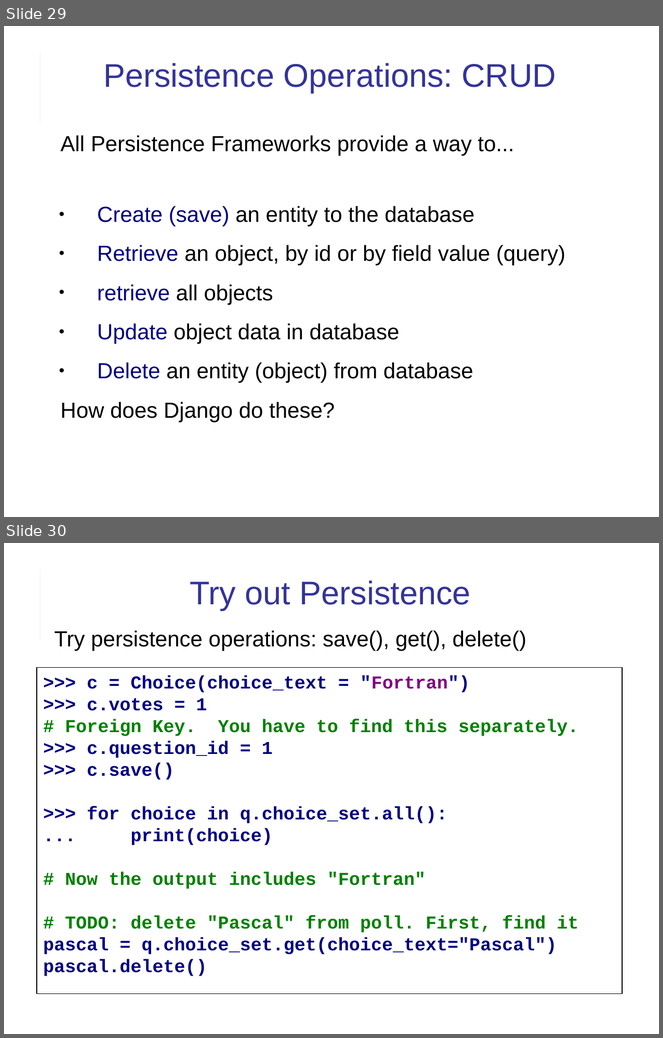
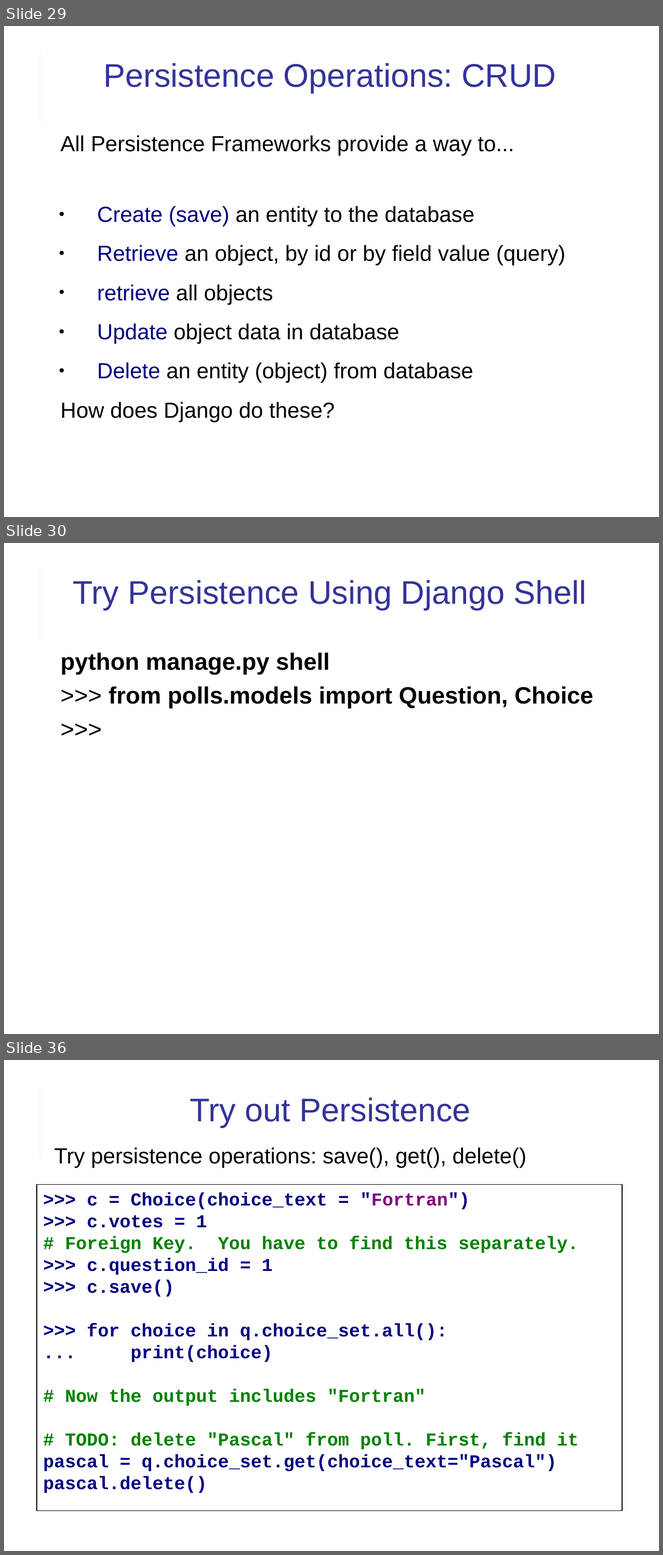
Before and after one commit to cpske/ISP, a slide deck: django/Django-review-1.pptx. Shown one above the other, each under a label of ours: slides 29 and 30 before the commit, slides 29, 30 and 36 after it; the slides between them are not shown. The pictures are 663x1038 and 663x1555 pixels, drawn with LibreOffice and Linux fonts; fonts in the diff are those of the drawing. Boxes give left, top, right and bottom in pixels: in the first picture for what was removed or moved away, otherwise in the second. Text is boxed around its words. In the diff, an @@ line names an element or a change of style, - is before the commit and + after.

```diff
--- a/django/Django-review-1.pptx
+++ b/django/Django-review-1.pptx
@@ slide 30 added at (4, 543, 659, 1034), background #FFFFFF; not listed: 2 template elements that a slide beside it also shows @@
@@ text added at (73, 580, 587, 610), 36 pt, text #333399 @@
+Try Persistence Using Django Shell
@@ text added at (61, 653, 594, 709), 26 pt, text #000000, bold @@
+python manage.py shell
+>>> from polls.models import Question, Choice
+>>>
@@ what was slide 30 is now slide 36 @@
```
Also in this commit, not shown: 1 slide changed, 5 other slides added, 3 other files.
